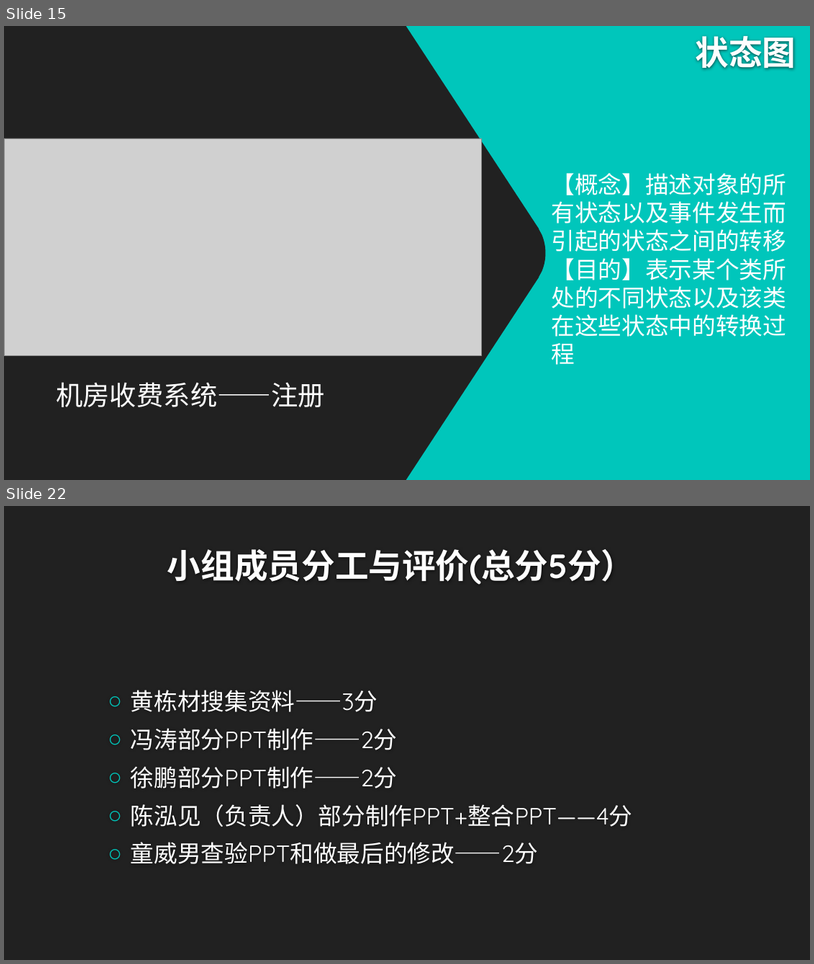
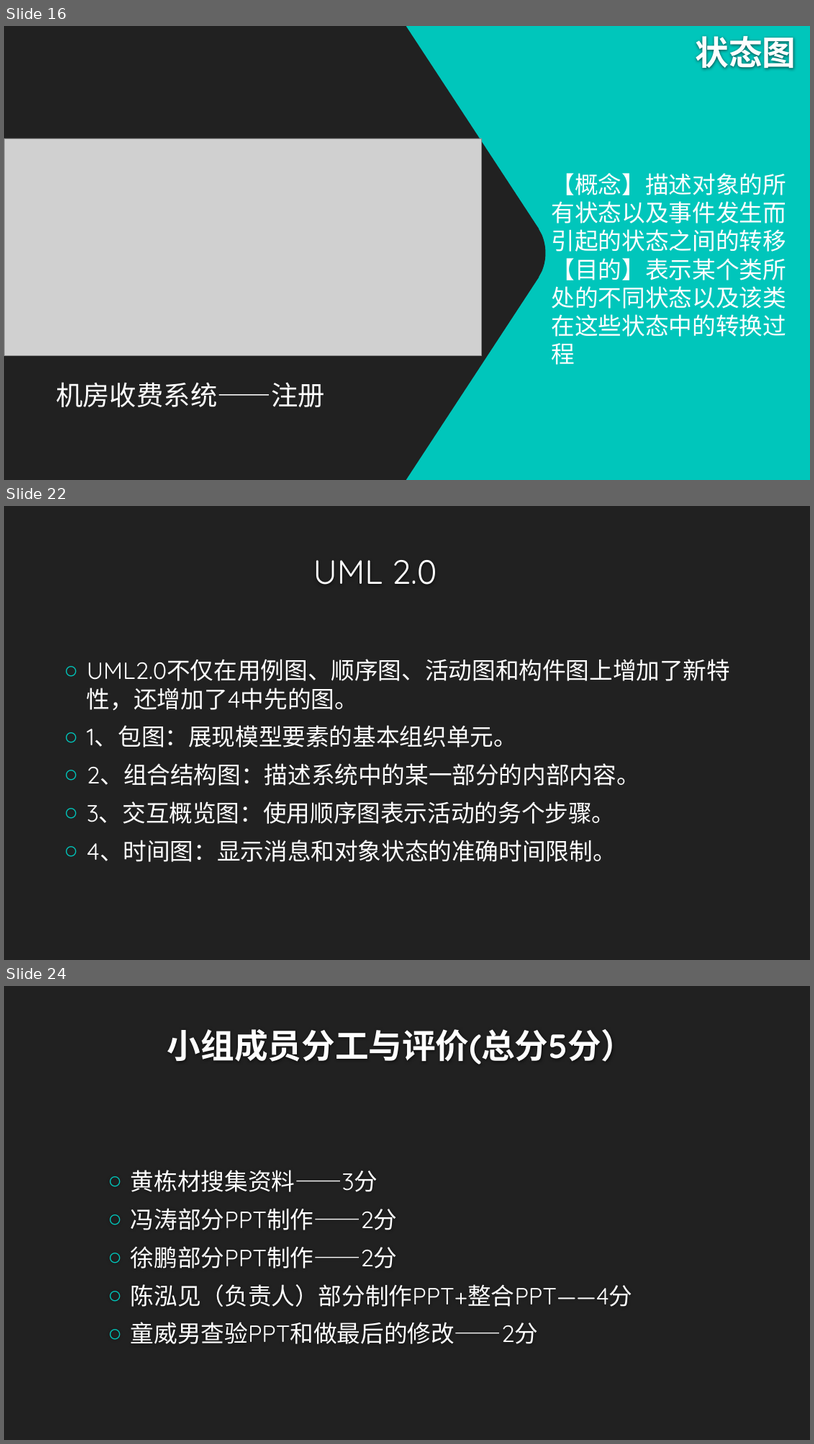
Before and after one commit to twn422/PRD2017, a slide deck: PRD-2017-G24/STW/非受控文件/翻转课堂作业/UML概述/UML概述.pptx. Shown one above the other, each under a label of ours: slides 15 and 22 before the commit, slides 16, 22 and 24 after it; the slides between them are not shown. The pictures are 814x964 and 814x1444 pixels, drawn with LibreOffice and Linux fonts; fonts in the diff are those of the drawing; grey boxes stand for pictures; background and template pictures are left out. Boxes give left, top, right and bottom in pixels: in the first picture for what was removed or moved away, otherwise in the second. Text is boxed around its words. In the diff, an @@ line names an element or a change of style, - is before the commit and + after.

```diff
--- a/PRD-2017-G24/STW/非受控文件/翻转课堂作业/UML概述/UML概述.pptx
+++ b/PRD-2017-G24/STW/非受控文件/翻转课堂作业/UML概述/UML概述.pptx
@@ slide 22 added at bbox=[4, 506, 810, 960], background #212121 @@
@@ title added at bbox=[314, 560, 437, 584], 40 pt, text #FEFEFE @@
+UML 2.0
@@ text added at bbox=[87, 659, 730, 862], 28 pt, text #FFFFFF @@
+○ UML2.0不仅在用例图、顺序图、活动图和构件图上增加了新特性，还增加了4中先的图。
+○ 1、包图：展现模型要素的基本组织单元。
+○ 2、组合结构图：描述系统中的某一部分的内部内容。
+○ 3、交互概览图：使用顺序图表示活动的务个步骤。
+○ 4、时间图：显示消息和对象状态的准确时间限制。
@@ what was slide 15 is now slide 16 @@
@@ what was slide 22 is now slide 24 @@
```
Also in this commit, not shown: 10 slides changed, 1 other slide added, 4 other files.
